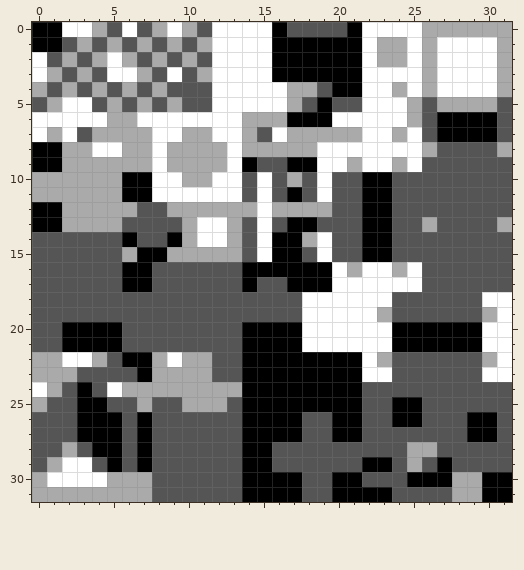
Two versions of one pixel-art sprite, assets/tiles_small.png. Above, as it was before the edit.
The file is 32x32 pixels.
New version:
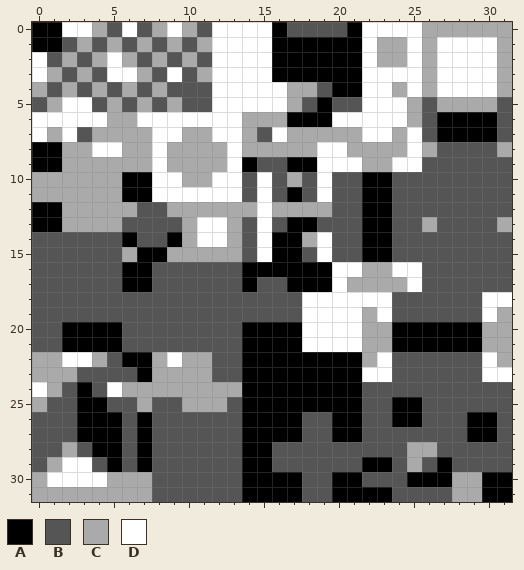
Palette (. is transparent): A #000000  B #555555  C #aaaaaa  D #ffffff
Change:
{"y":8,"x":21,"old":"DDDD","new":"CCCC"}
{"y":9,"x":21,"old":"CDDC","new":"DCCD"}
{"y":16,"x":21,"old":"CDDC","new":"DCCD"}
{"y":17,"x":21,"old":"DDDD","new":"CCCC"}
{"y":19,"x":22,"old":"DC","new":"CD"}
{"y":19,"x":30,"old":"CD","new":"DC"}
{"y":20,"x":22,"old":"DD","new":"CC"}
{"y":20,"x":30,"old":"DD","new":"CC"}
{"y":21,"x":22,"old":"DD","new":"CC"}
{"y":21,"x":30,"old":"DD","new":"CC"}
{"y":22,"x":22,"old":"DC","new":"CD"}
{"y":22,"x":30,"old":"CD","new":"DC"}
{"label":"changed","picture_box":[347,142,407,172]}
{"label":"changed","picture_box":[347,262,407,367]}
{"label":"changed","picture_box":[482,307,512,367]}
